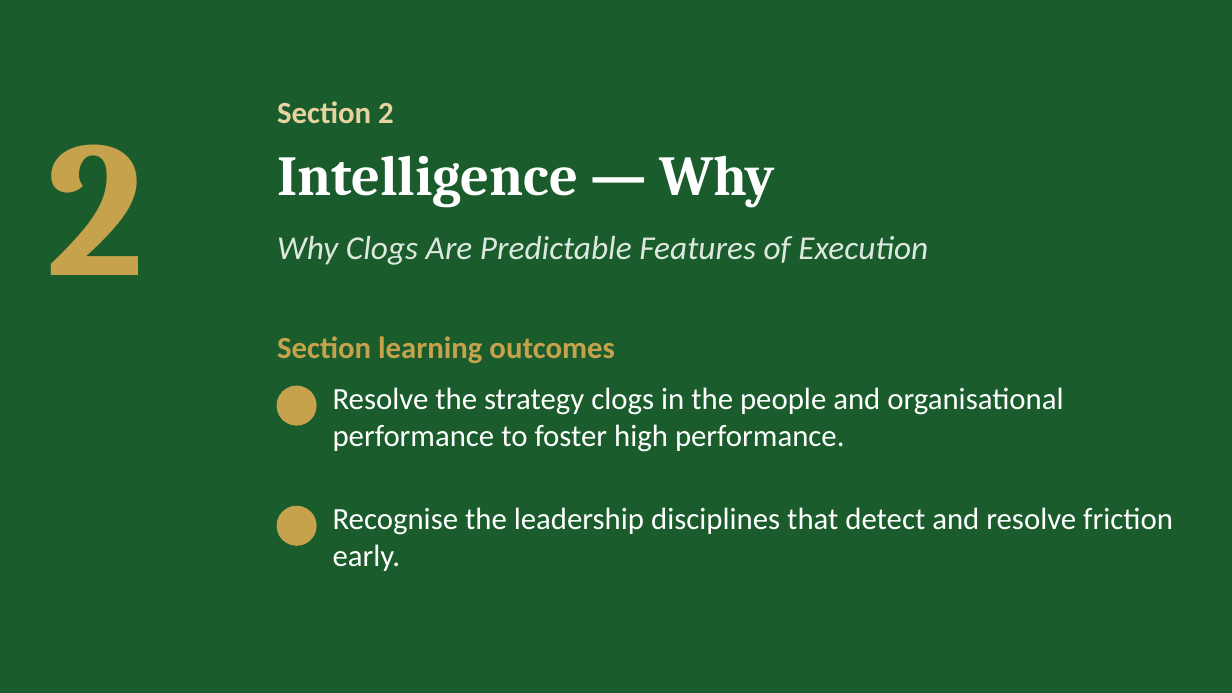
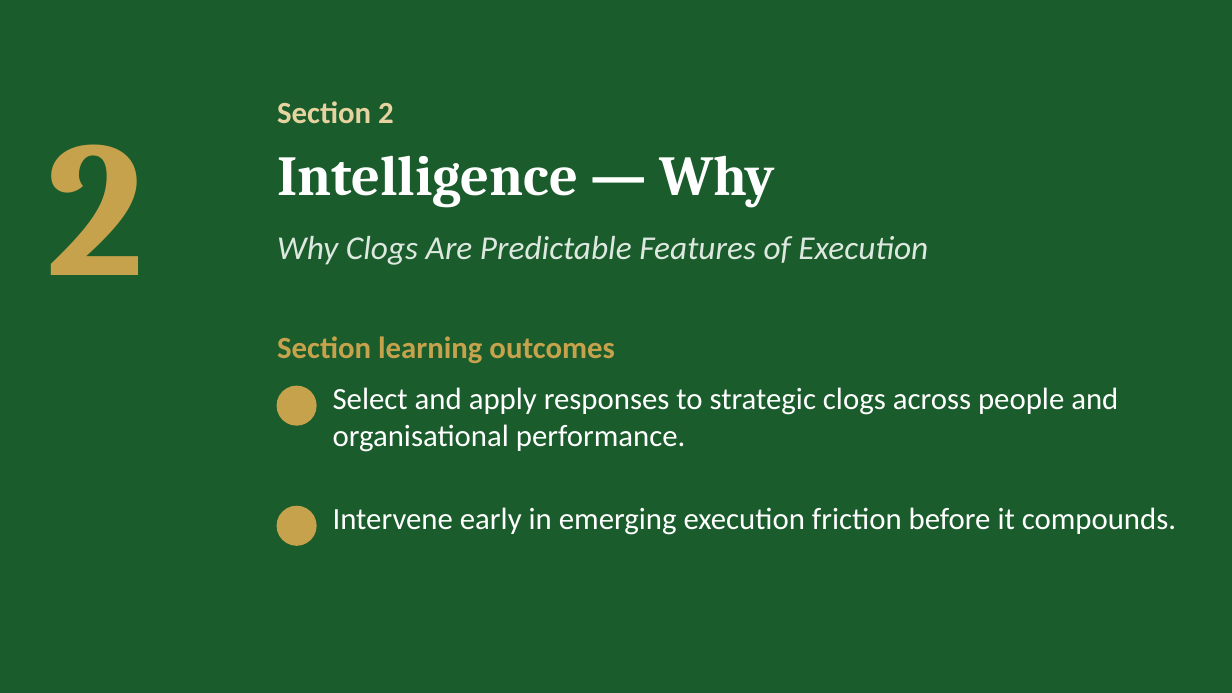
Before and after one commit to IBSL26/ibsl-platform, a slide deck: slide 9 of Unit decks/Unit 09 - Strategic Unclogging.pptx. Drawn at 1232x693 pixels with LibreOffice and Linux fonts; fonts in the diff are those of the drawing; background and template pictures are left out. Boxes give left, top, right and bottom in pixels: in the first picture for what was removed or moved away, otherwise in the second. Text is boxed around its words. In the diff, an @@ line names an element or a change of style, - is before the commit and + after.

```diff
--- a/Unit decks/Unit 09 - Strategic Unclogging.pptx
+++ b/Unit decks/Unit 09 - Strategic Unclogging.pptx
@@ text at (x1=333, y1=387, x2=1118, y2=452): text changed @@
-Resolve the strategy clogs in the people and organisational performance to foster high performance.
+Select and apply responses to strategic clogs across people and organisational performance.
@@ text at (x1=333, y1=507, x2=1176, y2=535): text changed @@
-Recognise the leadership disciplines that detect and resolve friction early.
+Intervene early in emerging execution friction before it compounds.
```
Also in this commit, not shown: 5 other slides changed, 27 other files.
